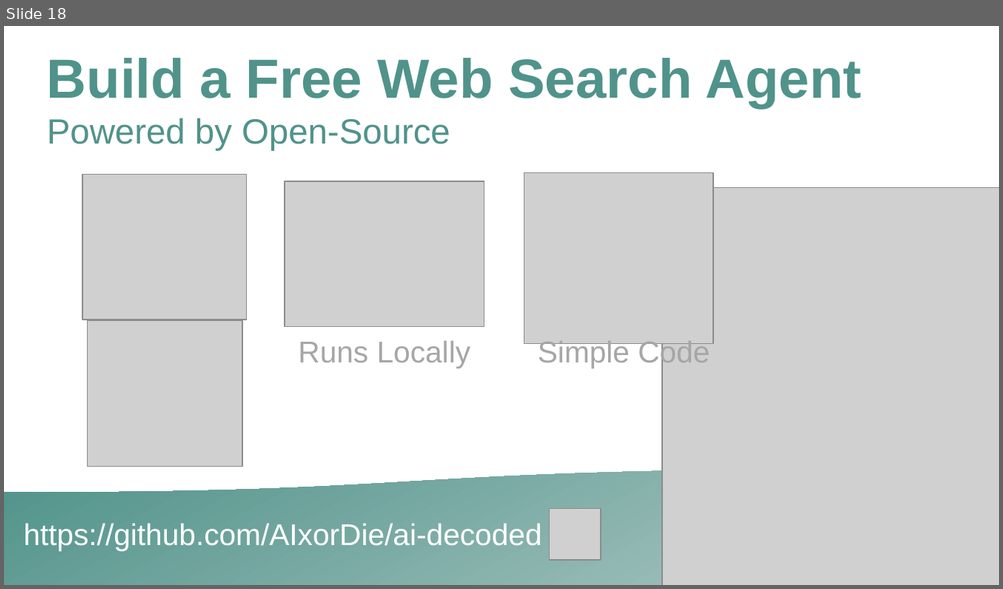
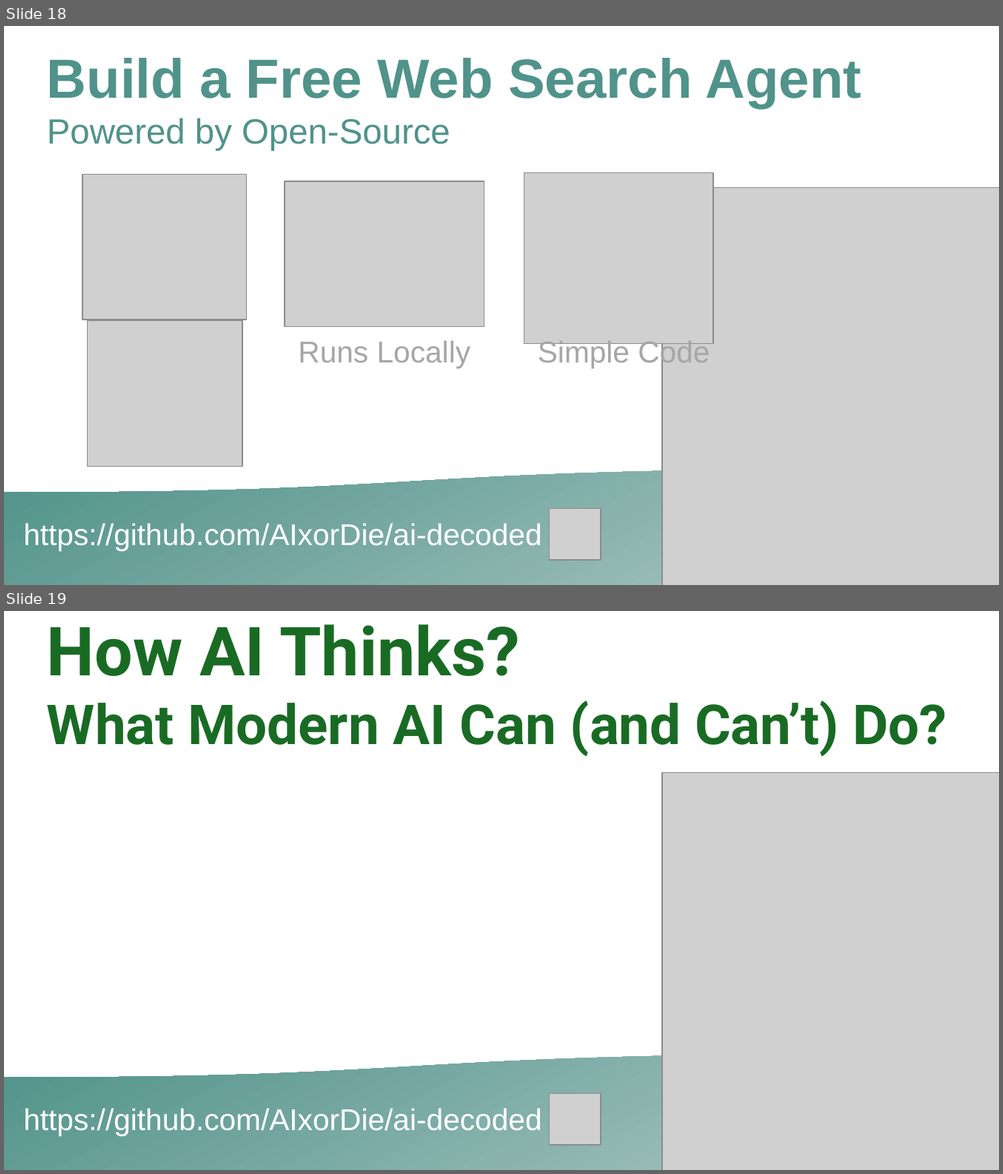
Before and after one commit to AIxorDie/ai-decoded, a slide deck: misc/yt_thumbnails.pptx. Shown one above the other, each under a label of ours: slide 18 before the commit, slides 18 and 19 after it. The pictures are 1003x589 and 1003x1174 pixels, drawn with LibreOffice and Linux fonts; fonts in the diff are those of the drawing; grey boxes stand for pictures. Boxes give left, top, right and bottom in pixels: in the first picture for what was removed or moved away, otherwise in the second. Text is boxed around its words. In the diff, an @@ line names an element or a change of style, - is before the commit and + after.

```diff
--- a/misc/yt_thumbnails.pptx
+++ b/misc/yt_thumbnails.pptx
@@ slide 19 added at [4, 611, 999, 1170], background #FFFFFF @@
@@ title added at [47, 624, 947, 757], 44 pt, text #196B24, bold @@
+How AI Thinks?
+What Modern AI Can (and Can’t) Do?
@@ picture added at [662, 772, 999, 1170] @@
@@ freeform shape added at [4, 1055, 999, 1170], fill gradient #B3CAC7 to #50938A @@
@@ picture added at [549, 1093, 600, 1145] @@
@@ text added at [23, 1108, 541, 1136], 24 pt, text #FFFFFF @@
+https://github.com/AIxorDie/ai-decoded
```
Also in this commit, not shown: 1 other slide added, 2 other files.
